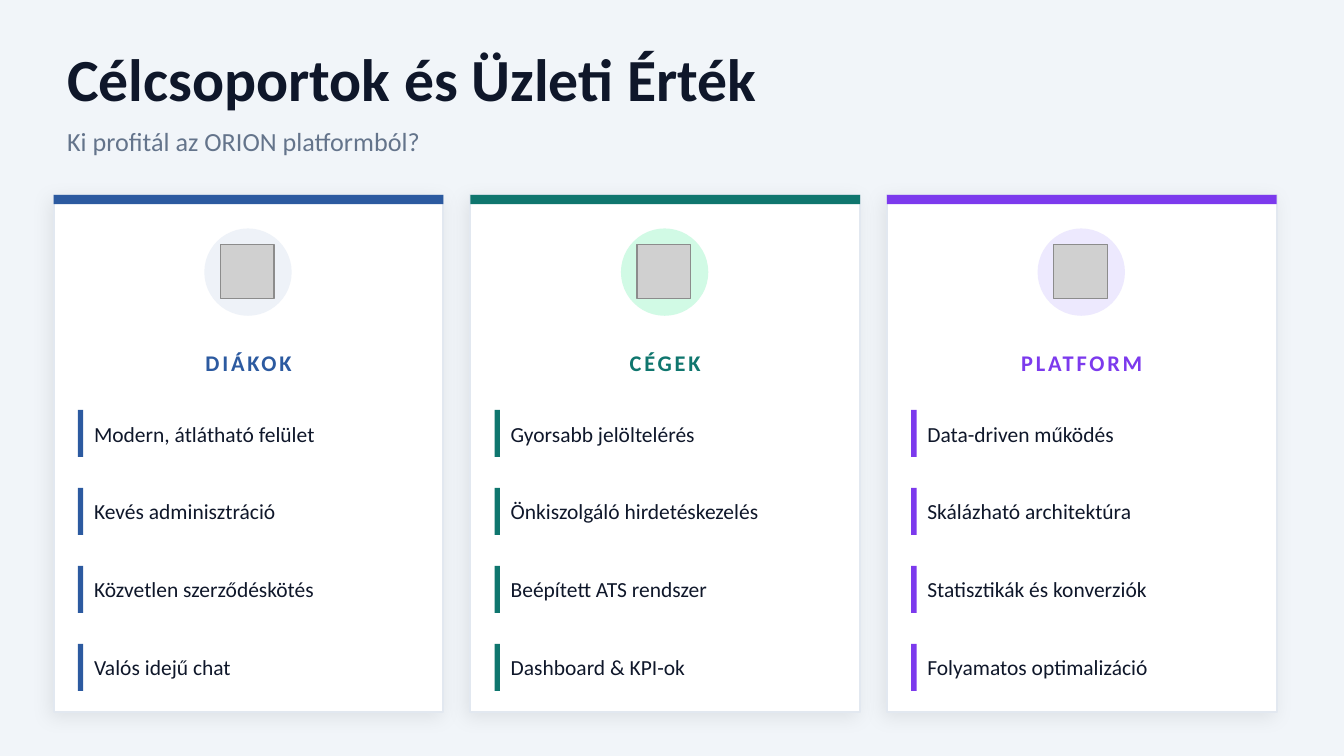
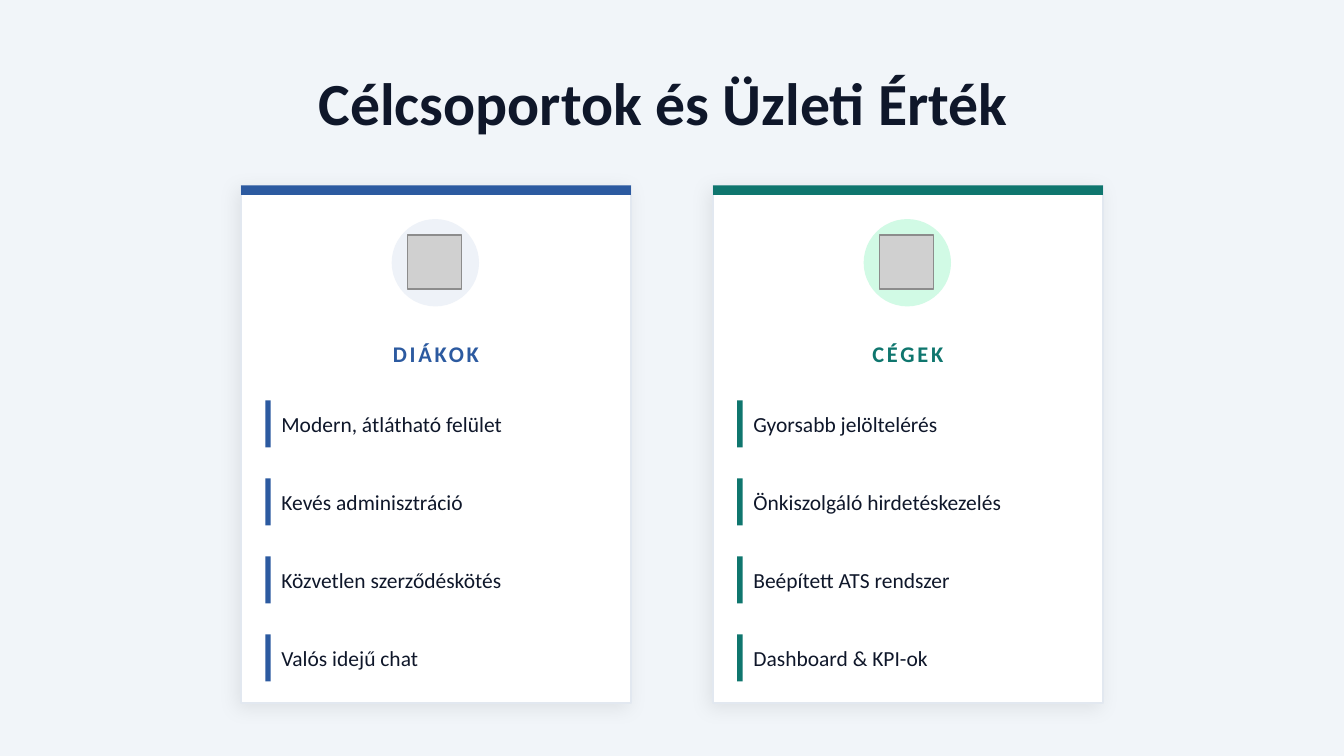
Before and after one commit to DomonkosTech/Orion, a slide deck: slide 4 of docs/Orion_Prezentacio.pptx. Drawn at 1344x756 pixels with LibreOffice and Linux fonts; fonts in the diff are those of the drawing; grey boxes stand for pictures. Boxes give left, top, right and bottom in pixels: in the first picture for what was removed or moved away, otherwise in the second. Text is boxed around its words. In the diff, an @@ line names an element or a change of style, - is before the commit and + after.

```diff
--- a/docs/Orion_Prezentacio.pptx
+++ b/docs/Orion_Prezentacio.pptx
@@ text "Célcsoportok és Üzleti Érték": place and size @@
-text "Célcsoportok és Üzleti Érték" at box(67, 52, 756, 111)
+text "Célcsoportok és Üzleti Érték" at box(319, 76, 1007, 135)
@@ text removed at box(67, 133, 420, 155) @@
-Ki profitál az ORION platformból?
@@ rectangle removed at box(887, 195, 1277, 712) @@
@@ rectangle removed at box(887, 195, 1277, 204) @@
@@ ellipse removed at box(1038, 228, 1125, 316) @@
@@ picture removed at box(1054, 245, 1107, 298) @@
@@ text removed at box(907, 336, 1257, 390) @@
-PLATFORM
@@ rectangle removed at box(911, 410, 917, 457) @@
@@ text removed at box(927, 427, 1113, 442) @@
-Data-driven működés
@@ rectangle removed at box(911, 488, 917, 535) @@
@@ text removed at box(927, 504, 1131, 519) @@
-Skálázható architektúra
@@ rectangle removed at box(911, 566, 917, 613) @@
@@ text removed at box(927, 582, 1147, 597) @@
-Statisztikák és konverziók
@@ 6 rectangles, 5 texts, 1 picture, 1 ellipse: place and size @@
-6 rectangles, 5 texts, 1 picture, 1 ellipse at box(54, 195, 444, 712)
+6 rectangles, 5 texts, 1 picture, 1 ellipse at box(241, 185, 630, 703)
@@ 6 rectangles, 5 texts, 1 picture, 1 ellipse: place and size @@
-6 rectangles, 5 texts, 1 picture, 1 ellipse at box(470, 195, 860, 712)
+6 rectangles, 5 texts, 1 picture, 1 ellipse at box(714, 185, 1103, 703)
@@ rectangle removed at box(911, 644, 917, 691) @@
@@ text removed at box(927, 660, 1148, 679) @@
-Folyamatos optimalizáció
```
Also in this commit, not shown: 11 other slides changed, 5 slides added, 1 other file.
